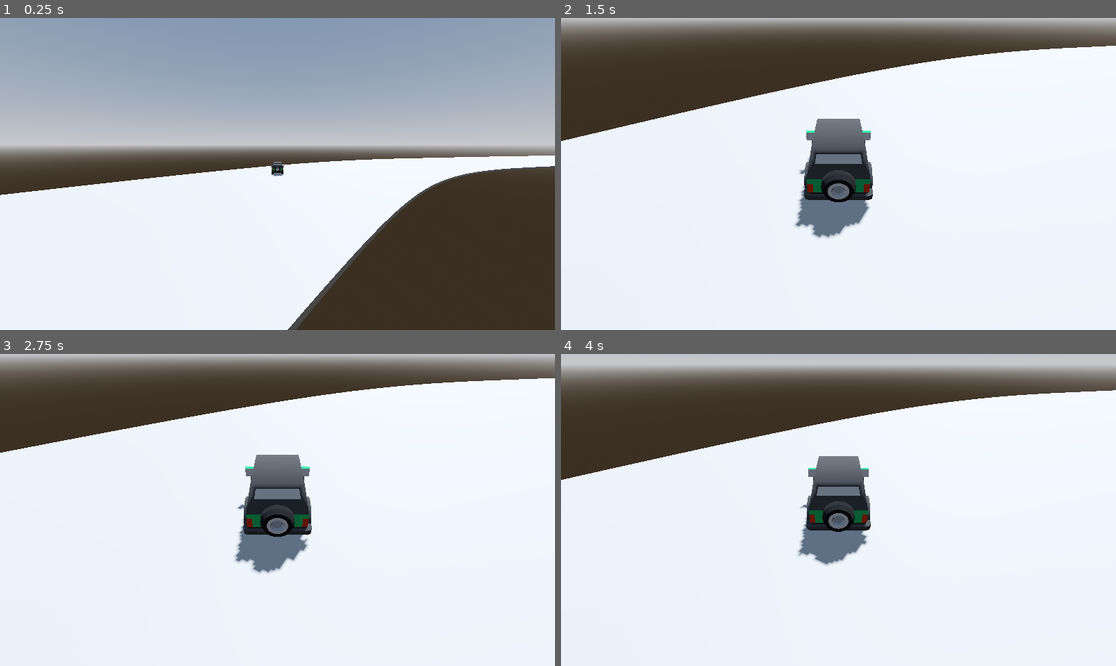
Above: before the commit, frames 1-4 (two rows, left to right).
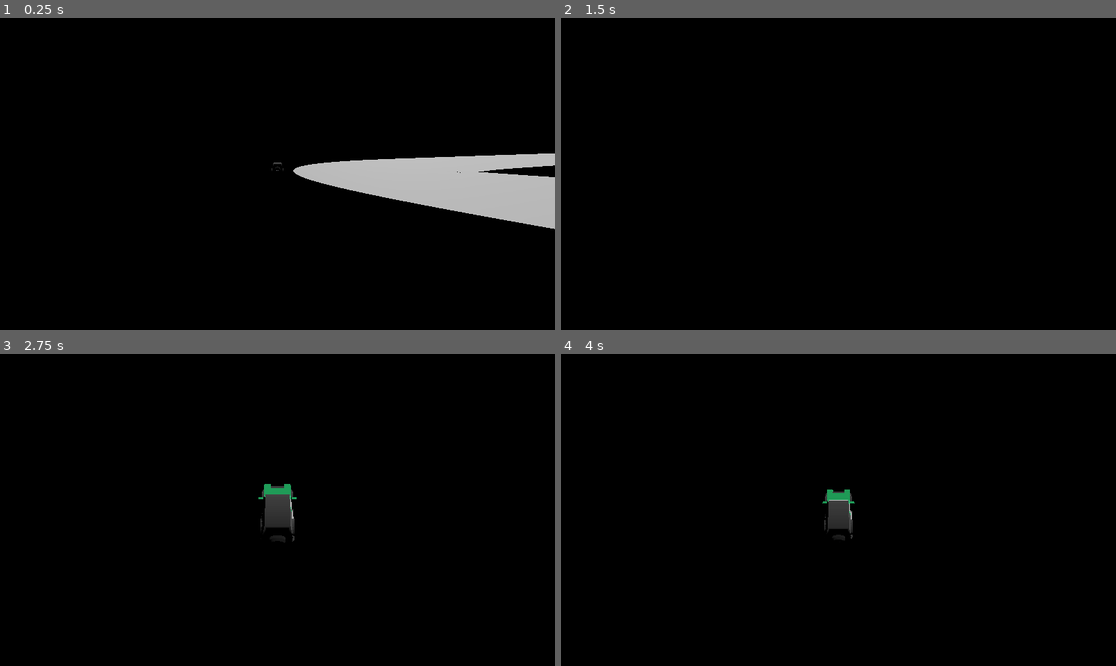
Above: after the commit, the same moments.

Repository: VriskaSekret/car_game
Game: Godot game, scene res://scenes/test_scene.tscn
The game is run twice, just before and just after one commit, with the same random seed, the same clock (stepped at 60 frames per second) and the same inputs.
Inputs:
- Up to frame 1 (0.25 s): no input
- Up to frame 2 (1.5 s): hold D (steer_right) 0.53-1.28 s; tap Space at 0.77 s; hold S (brake) from 1.28 s (still down)
- Up to frame 3 (2.75 s): tap Space at 1.52 s; release S (brake) at 2.03 s; hold D (steer_right) from 2.03 s (still down)
- Up to frame 4 (4 s): release D (steer_right) at 2.78 s; hold W (accelerate) 2.78-3.53 s; tap Space at 3.02, 3.77 s; hold A (steer_left) from 3.53 s (still down)

The runs differ from the first frame. In frame 1, 100% of the frame differs, in the area x 0-100%, y 0-100%; in frame 2, 100%; in frame 3, 100%; in frame 4, 100%.

Commit message:
new track

Diff:
--- a/scenes/test_scene.tscn
+++ b/scenes/test_scene.tscn
@@ -11,7 +11,7 @@
 sky_material = SubResource("ProceduralSkyMaterial_74a4f")
 
 [sub_resource type="Environment" id="Environment_pk4ow"]
-background_mode = 2
+background_mode = 1
 sky = SubResource("Sky_pcewp")
 tonemap_mode = 2
 glow_enabled = true
@@ -19,10 +19,10 @@
 [sub_resource type="Curve3D" id="Curve3D_uhqqe"]
 closed = true
 _data = {
-"points": PackedVector3Array(-58.55, 0, 17.6145, 58.55, 0, -17.6145, 23.0012, 0, -288.103, -117.925, 0, -98.6394, 117.925, 0, 98.6394, 412.123, 0, -257.185, 37.5403, 0, -108.029, -37.5403, 0, 108.029, 517.98, 0, 84.9684, 79.4135, 0, -136.949, -79.4135, 0, 136.949, 346.831, 0, 211.946, 254.877, 0, -52.6131, -254.877, 0, 52.6131, -22.6398, 0, 445.077, 42.1294, 0, 74.3343, -42.1294, 0, -74.3343, -252.352, 0, 280.555, -21.7957, 0, 90.5539, 21.7957, 0, -90.5539, -276.775, 0, 21.6053, -71.0933, 0, 29.6349, 71.0933, 0, -29.6349, -113.976, 0, -160.779),
-"tilts": PackedFloat32Array(0, 0, 0, 0, 0, 0, 0, 0)
+"points": PackedVector3Array(-137, -1, 43, 137, 1, -43, 23.0012, 0, -288.103, -2, 0, -185, 2, 0, 185, 412.123, 0, -257.185, 117, 0, -45, -117, 0, 45, 517.98, 0, 84.9684, -75, 0, -166, 75, 0, 166, 346.831, 0, 211.946, 353, 0, -55, -353, 0, 55, -22.6398, 0, 445.077, 316, 0, -47, -316, 0, 47, -252.352, 0, 280.555, -81, 0, 69, 81, 0, -69, -276.775, 0, 21.6053, -103, 0, -95, 103, 0, 95, -113.976, 0, -160.779, -131, 0, 51.6, 131, 0, -51.6, 6.34862, 4, -35.1946, -120.5, 0, 33.6, 120.5, 0, -33.6, 216.349, 0, -90.1946),
+"tilts": PackedFloat32Array(0, 0, 0, 0, 0, 0, 0, 0, 0, 0)
 }
-point_count = 8
+point_count = 10
 
 [node name="TestScene" type="Node3D"]
 
@@ -63,7 +63,7 @@
 path_joined = true
 
 [node name="PathFollow3D" type="PathFollow3D" parent="Path3D"]
-transform = Transform3D(0.818416, 0, -0.574619, 0, 1, 0, 0.574619, 0, 0.818416, -44.2447, 0, -223.993)
+transform = Transform3D(0.790445, 0.0269107, -0.611923, -0.0340249, 0.99941, 2.87557e-09, 0.611569, 0.0208208, 0.790903, -366.633, 0, 116.448)
 progress = 2435.6
 
 [editable path="Car"]
